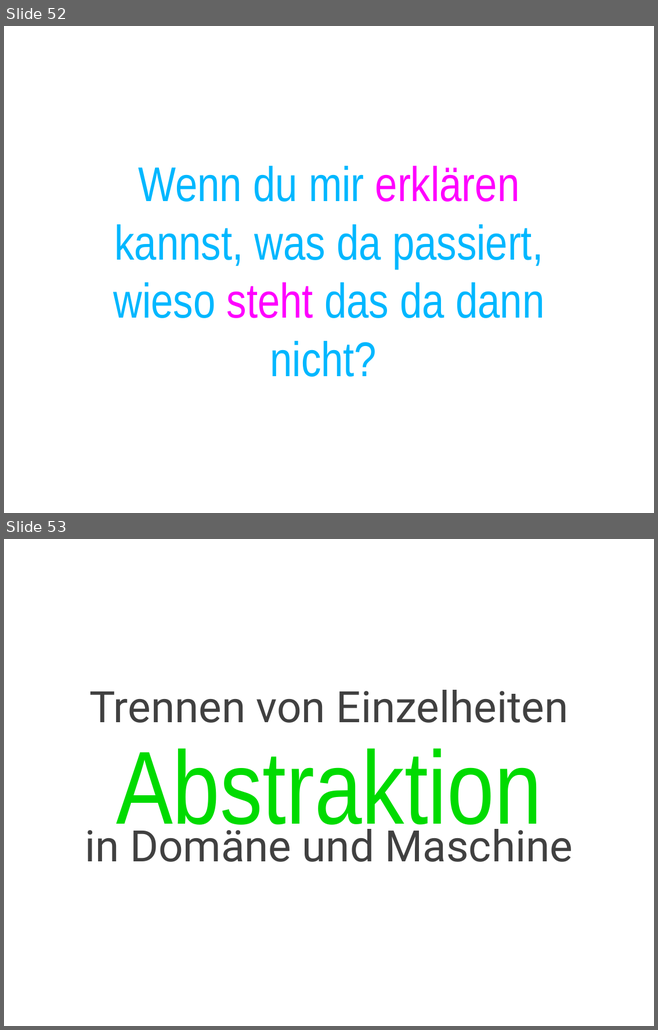
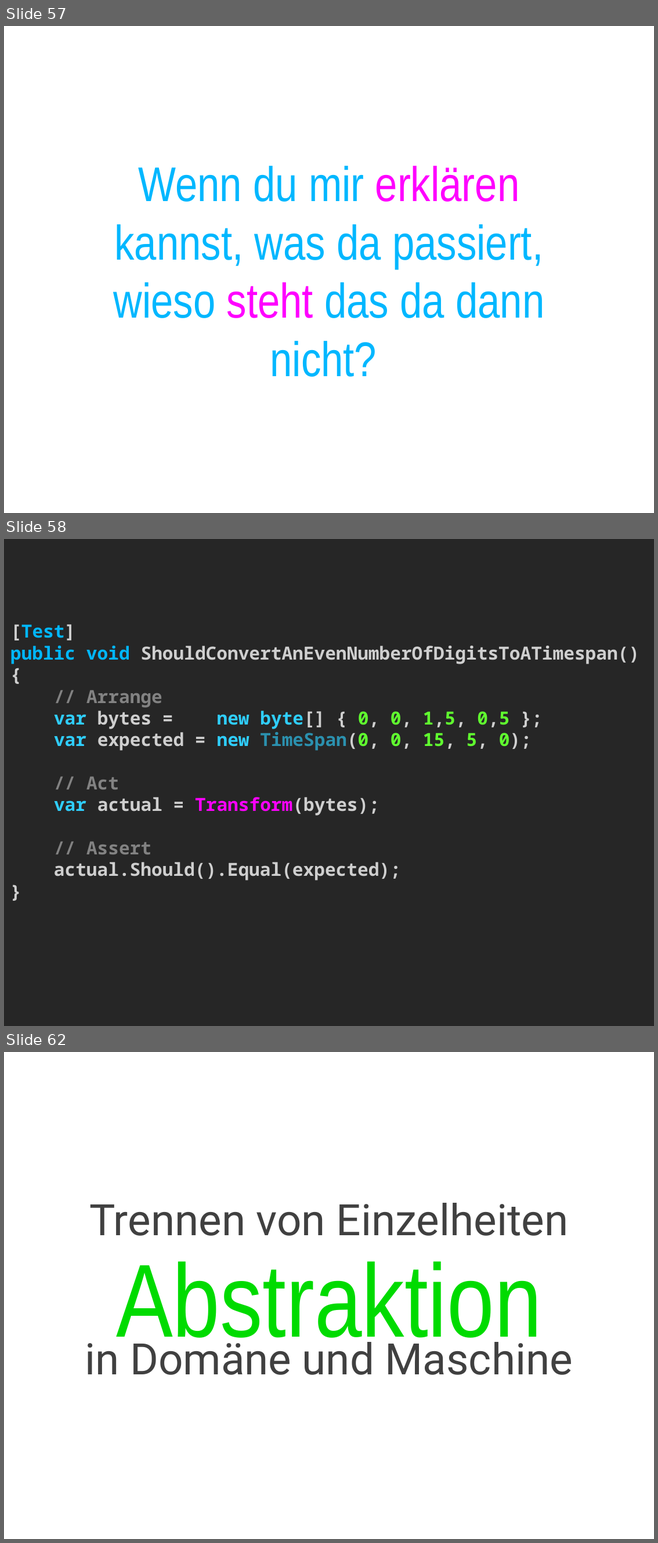
Before and after one commit to cessor/empathiccode, a slide deck: EmpathicCode.pptx. Shown one above the other, each under a label of ours: slides 52 and 53 before the commit, slides 57, 58 and 62 after it; the slides between them are not shown. The pictures are 658x1030 and 658x1543 pixels, drawn with LibreOffice and Linux fonts; fonts in the diff are those of the drawing. Boxes give left, top, right and bottom in pixels: in the first picture for what was removed or moved away, otherwise in the second. Text is boxed around its words. In the diff, an @@ line names an element or a change of style, - is before the commit and + after.

```diff
--- a/EmpathicCode.pptx
+++ b/EmpathicCode.pptx
@@ slide 58 added at <box>4,539,654,1026</box>, background #FFFFFF @@
@@ title added at <box>4,539,654,1026</box>, fill #262626, 20 pt, text #CFCFCF, bold @@
+[Test]
+public void ShouldConvertAnEvenNumberOfDigitsToATimespan()
+{
+// Arrange
+var bytes = new byte[] { 0, 0, 1,5, 0,5 };
+var expected = new TimeSpan(0, 0, 15, 5, 0);
+// Act
+var actual = Transform(bytes);
+// Assert
+actual.Should().Equal(expected);
+}
@@ what was slide 52 is now slide 57 @@
@@ what was slide 53 is now slide 62 @@
```
Also in this commit, not shown: 9 slides changed, 16 other slides added, 1 slide removed, 1 other file.
